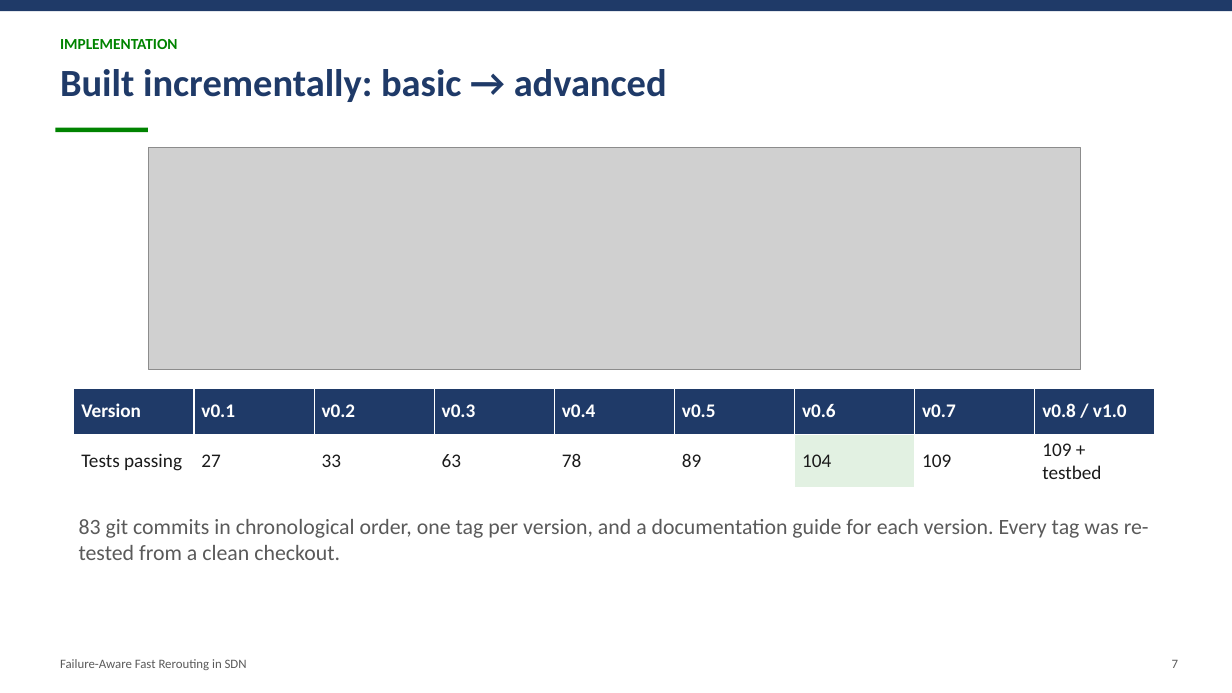
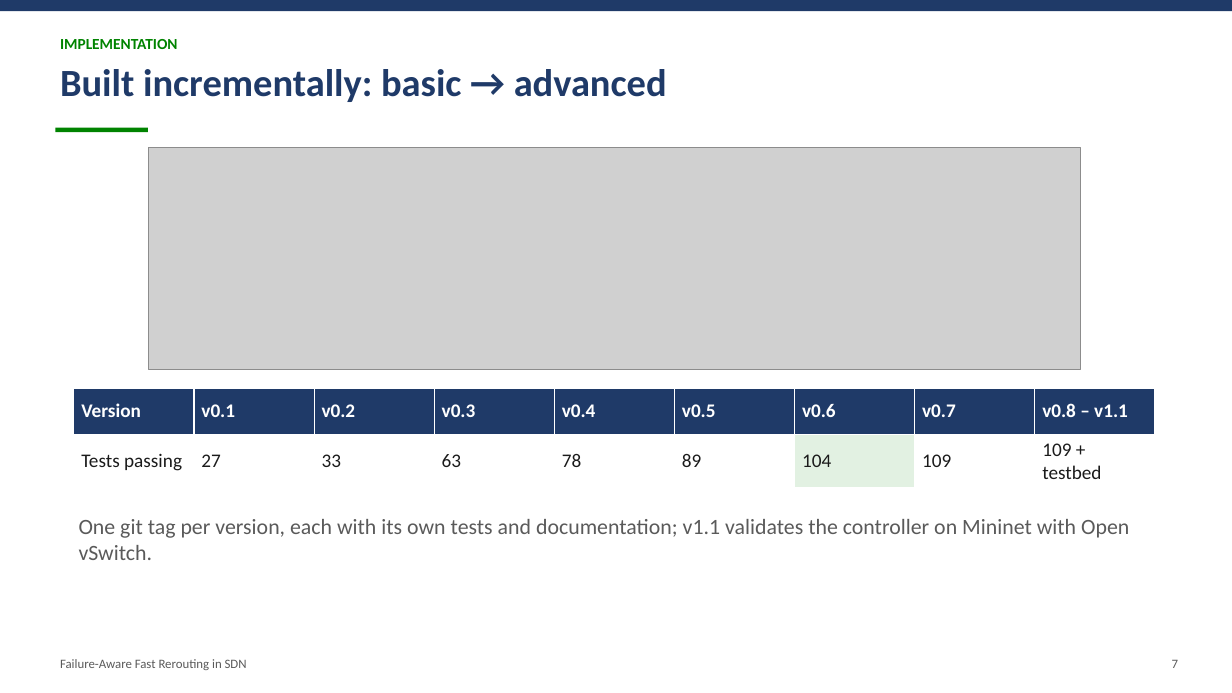
Before and after one commit to Mayank-8127/sdn_project, a slide deck: slide 7 of docs/report/FA-FRR_Presentation.pptx. Drawn at 1232x693 pixels with LibreOffice and Linux fonts; fonts in the diff are those of the drawing; grey boxes stand for pictures. Boxes give left, top, right and bottom in pixels: in the first picture for what was removed or moved away, otherwise in the second. Text is boxed around its words. In the diff, an @@ line names an element or a change of style, - is before the commit and + after.

Commit message:
report: Mininet validation section, results slide and v1.1 roadmap

```diff
--- a/docs/report/FA-FRR_Presentation.pptx
+++ b/docs/report/FA-FRR_Presentation.pptx
@@ table at (x1=74, y1=388, x2=1155, y2=483) @@
-row 1, column 9: v0.8 / v1.0
+row 1, column 9: v0.8 – v1.1
@@ text at (x1=79, y1=519, x2=1129, y2=560): text changed @@
-83 git commits in chronological order, one tag per version, and a documentation guide for each version. Every tag was re-tested from a clean checkout.
+One git tag per version, each with its own tests and documentation; v1.1 validates the controller on Mininet with Open vSwitch.
```
Also in this commit, not shown: 4 other slides changed, 1 slide added, 8 other files.
